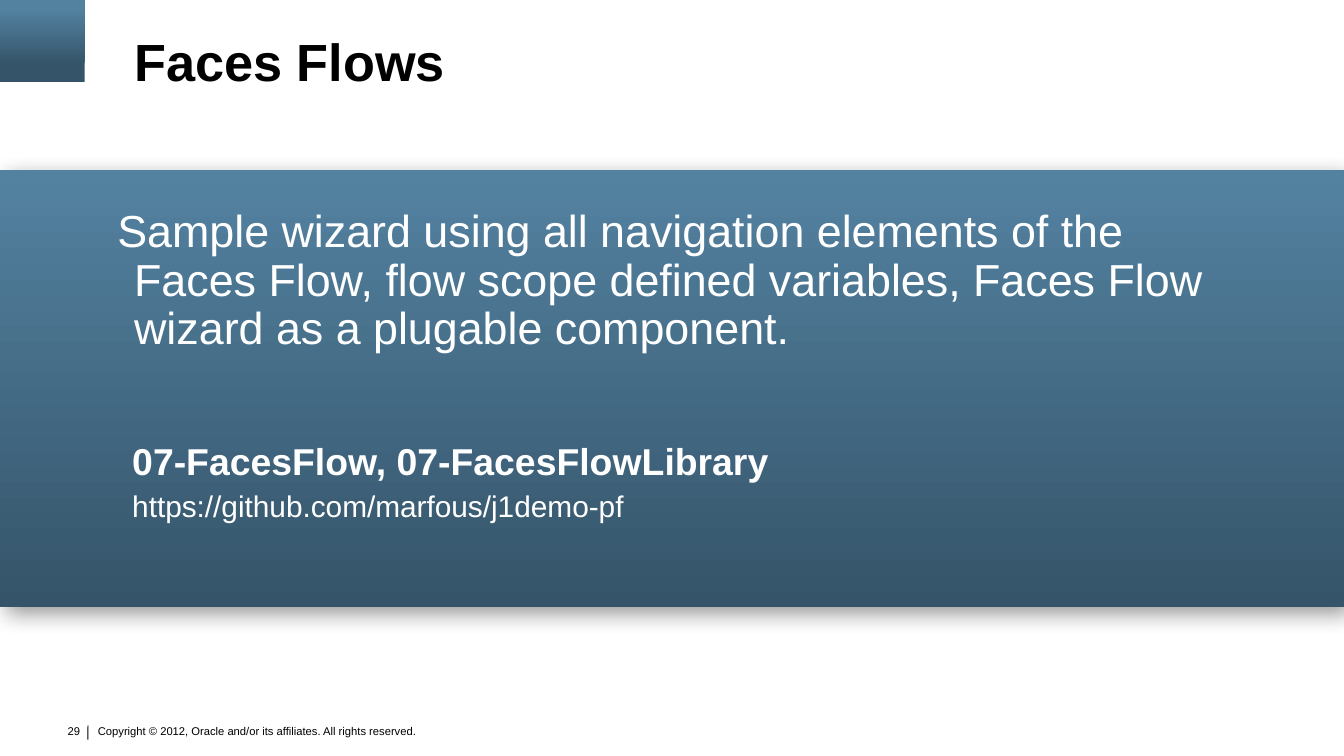
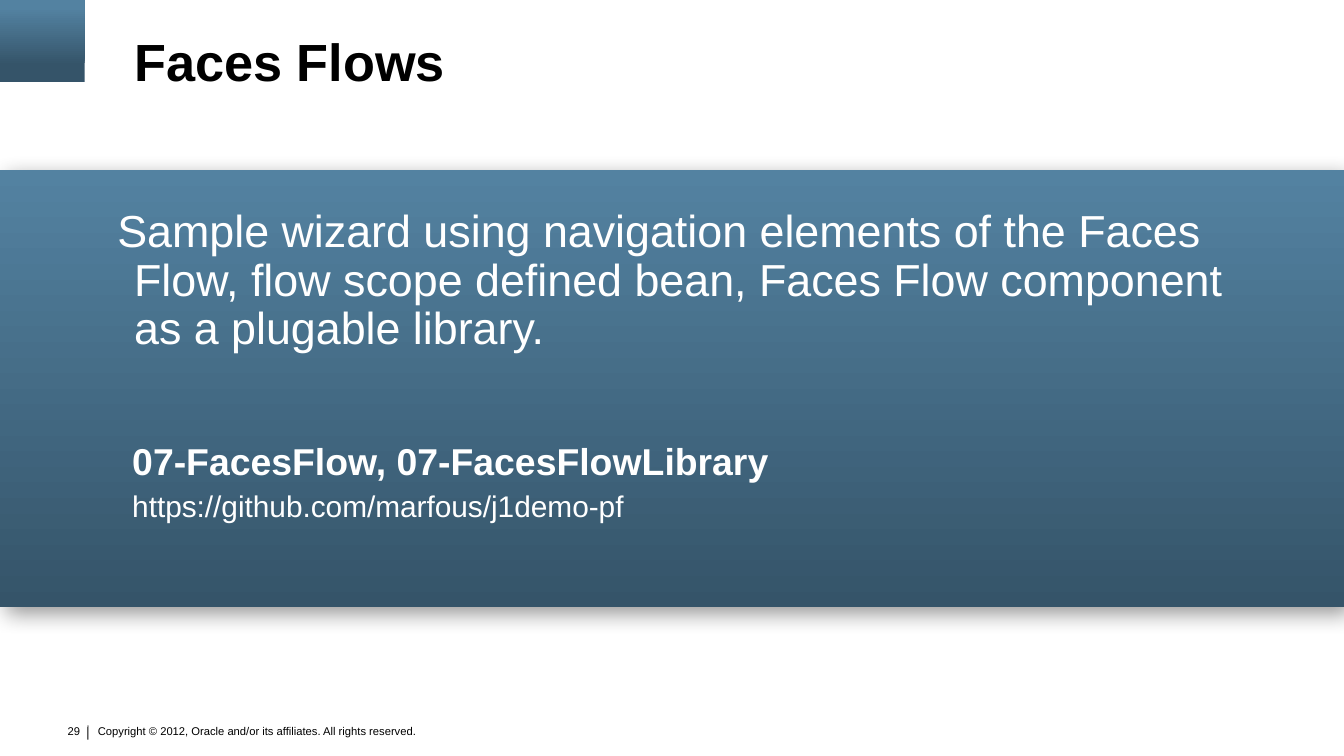
Before and after one commit to marfous/j1demo-pf, a slide deck: slide 29 of con3638.pptx. Drawn at 1344x756 pixels with LibreOffice and Linux fonts; fonts in the diff are those of the drawing; background and template pictures are left out. Boxes give left, top, right and bottom in pixels: in the first picture for what was removed or moved away, otherwise in the second. Text is boxed around its words. In the diff, an @@ line names an element or a change of style, - is before the commit and + after.

Commit message:
Updated J1 presentation - features and samples descriptions

```diff
--- a/con3638.pptx
+++ b/con3638.pptx
@@ text at (117,214,1222,353): text changed @@
-Sample wizard using all navigation elements of the Faces Flow, flow scope defined variables, Faces Flow wizard as a plugable component.
+Sample wizard using navigation elements of the Faces Flow, flow scope defined bean, Faces Flow component as a plugable library.
```
Also in this commit, not shown: 7 other slides changed.
